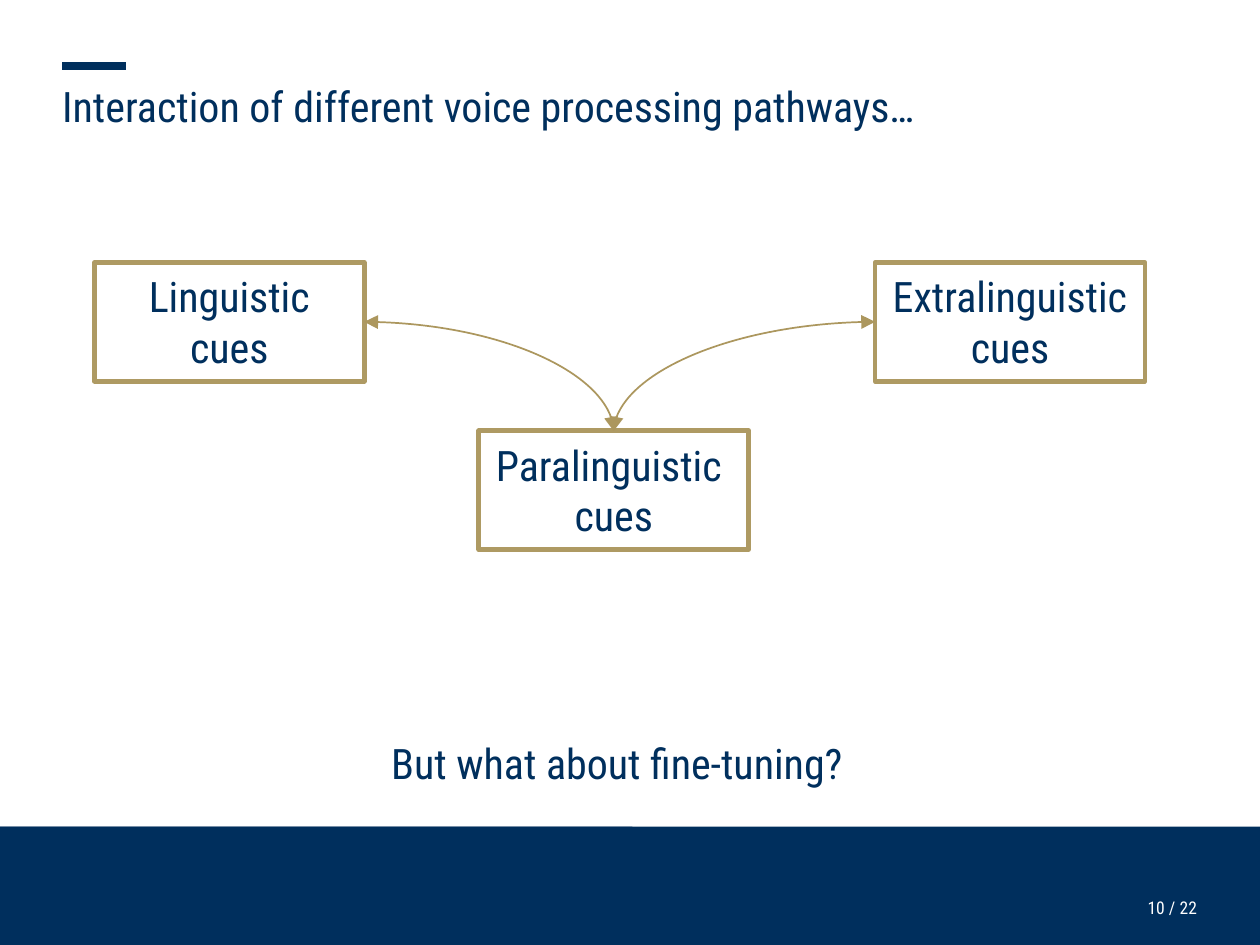
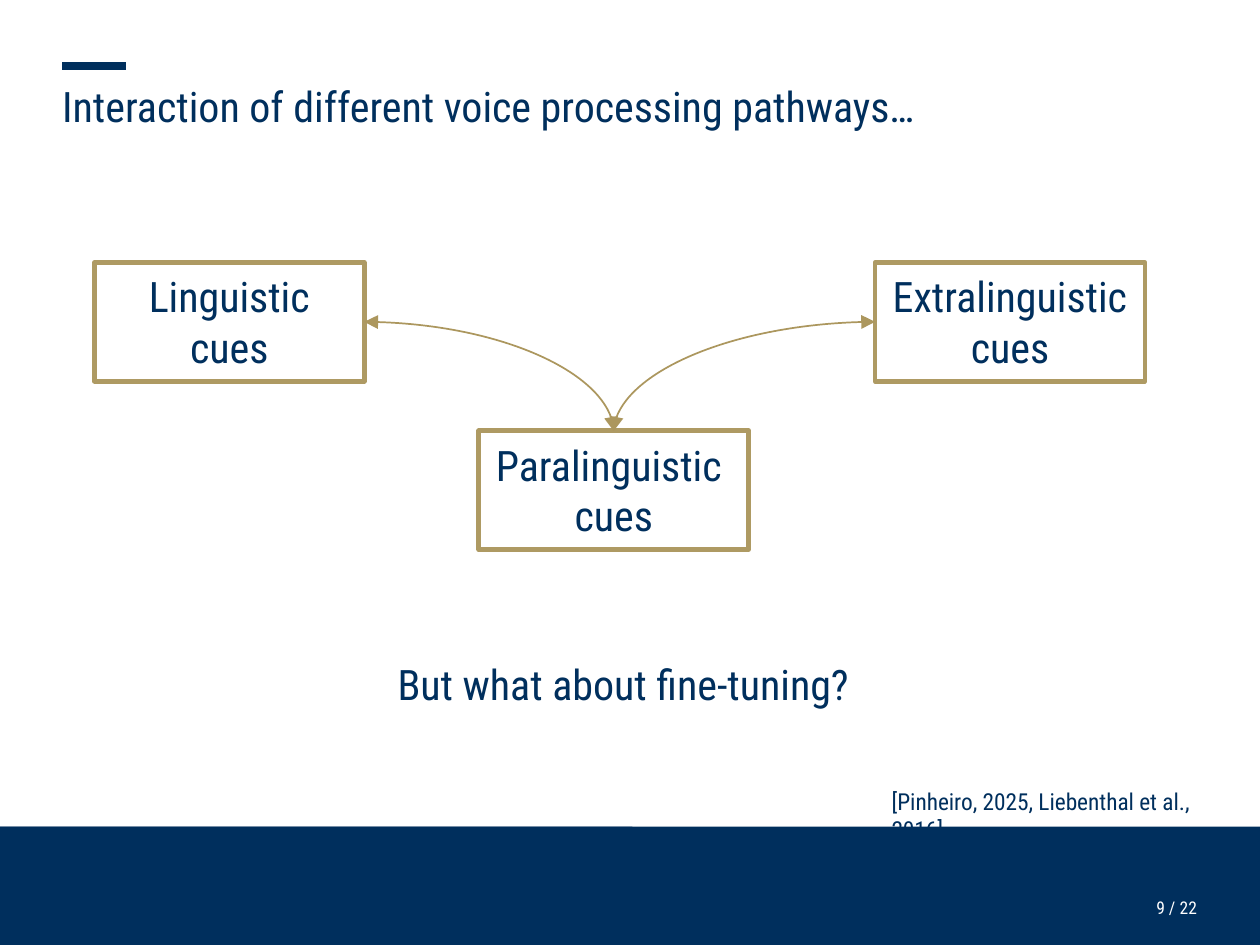
Before and after one commit to ChristineNussbaum/2025_Simultaneous_Adaptation, a slide deck: slide 9 of talks/Kolloq_Simulatenous_opposite_adaptation.pptx (slide 10 before the commit). Drawn at 1260x945 pixels with LibreOffice and Linux fonts; fonts in the diff are those of the drawing; background and template pictures are left out. Boxes give left, top, right and bottom in pixels: in the first picture for what was removed or moved away, otherwise in the second. Text is boxed around its words. In the diff, an @@ line names an element or a change of style, - is before the commit and + after.

```diff
--- a/talks/Kolloq_Simulatenous_opposite_adaptation.pptx
+++ b/talks/Kolloq_Simulatenous_opposite_adaptation.pptx
@@ text "But what about fine-tuning?": place and size @@
-text "But what about fine-tuning?" at (391, 747, 842, 788)
+text "But what about fine-tuning?" at (398, 668, 848, 709)
@@ text added at (892, 791, 1189, 827), 10 pt, text #002F5D @@
+[Pinheiro, 2025, Liebenthal et al., 2016]
@@ page number at (1156, 901, 1197, 914): text changed @@
-10 / 22
+9 / 22
```
Also in this commit, not shown: 12 other slides changed, 11 slides added, 3 slides removed, 1 other file.
